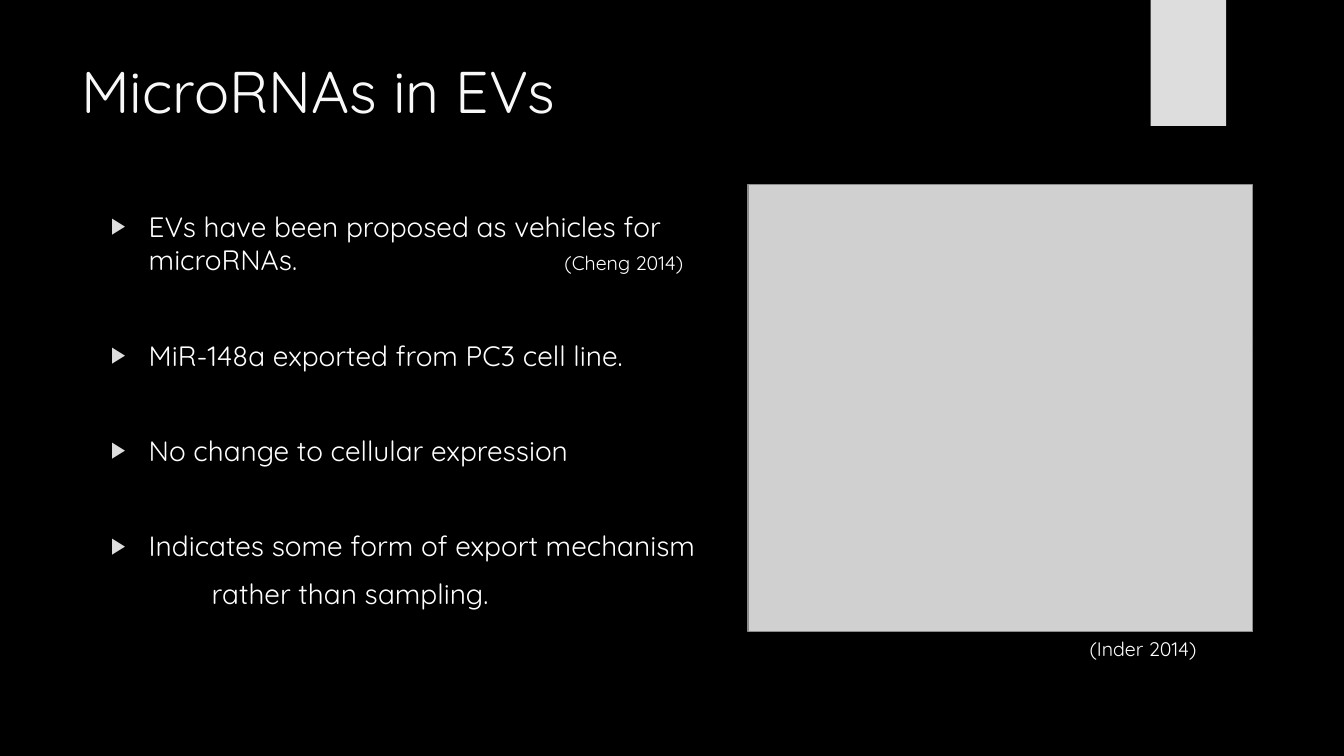
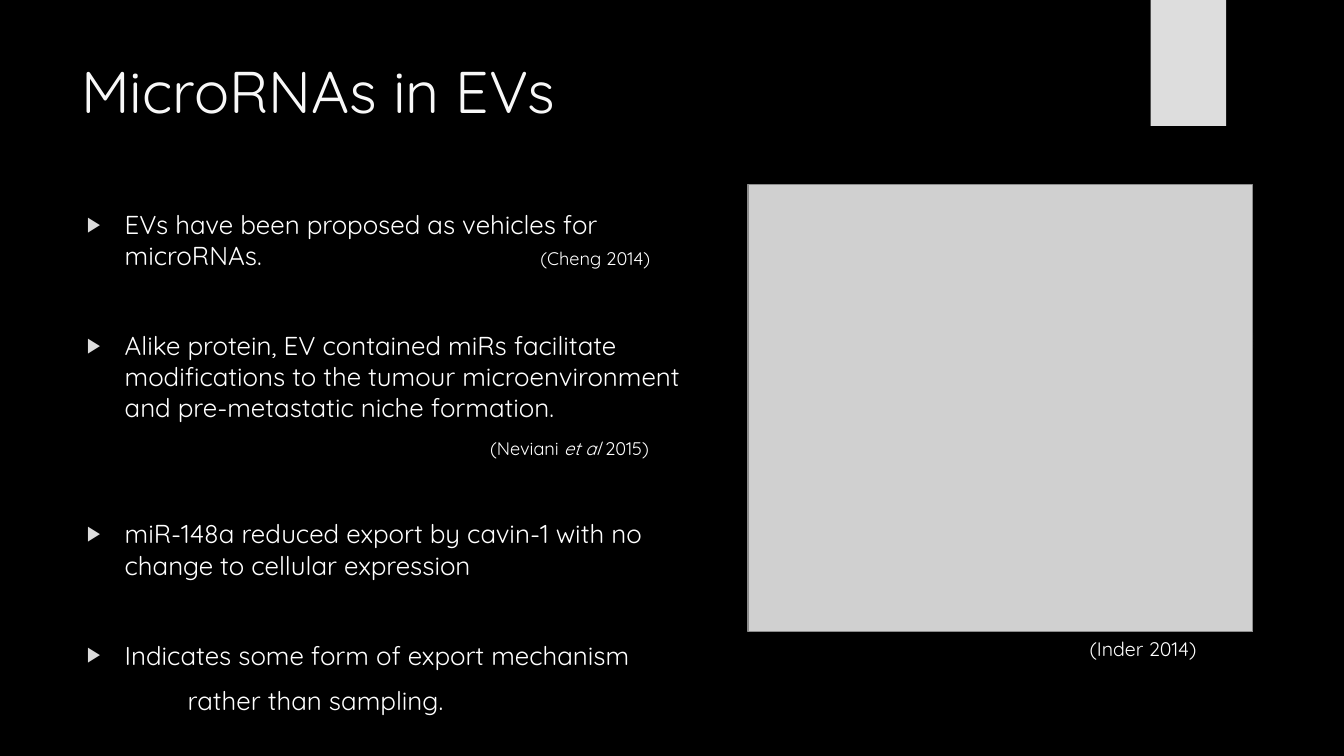
Before and after one commit to HarleyRobinson/Honours2, a slide deck: slide 7 of BackgroundInfo/CollCompBiol.pptx. Drawn at 1344x756 pixels with LibreOffice and Linux fonts; fonts in the diff are those of the drawing; grey boxes stand for pictures; background and template pictures are left out. Boxes give left, top, right and bottom in pixels: in the first picture for what was removed or moved away, otherwise in the second. Text is boxed around its words. In the diff, an @@ line names an element or a change of style, - is before the commit and + after.

```diff
--- a/BackgroundInfo/CollCompBiol.pptx
+++ b/BackgroundInfo/CollCompBiol.pptx
@@ text "EVs have been proposed as ...": place and size @@
-text "EVs have been proposed as ..." at [149,216,695,610]
+text "EVs have been proposed as ..." at [125,215,679,670]
@@ text at [125,215,650,670]: size 20 to 18.5 pt in "EVs have been proposed as vehicles for ...", "Indicates some form of export mechanism", "rather than sampling."; size 14 to 12.9 pt in "(Cheng 2014)" @@
@@ text at [125,336,679,580]: text changed; size 20 to 18.5 pt @@
-▶ MiR-148a exported from PC3 cell line.
-▶ No change to cellular expression
+▶ Alike protein, EV contained miRs facilitate modifications to the tumour microenvironment and pre-metastatic niche formation.
+                (Neviani et al 2015)
+▶ miR-148a reduced export by cavin-1 with no change to cellular expression
```
Also in this commit, not shown: 6 other slides changed, 1 slide added, 1 slide removed, 2 other files.
